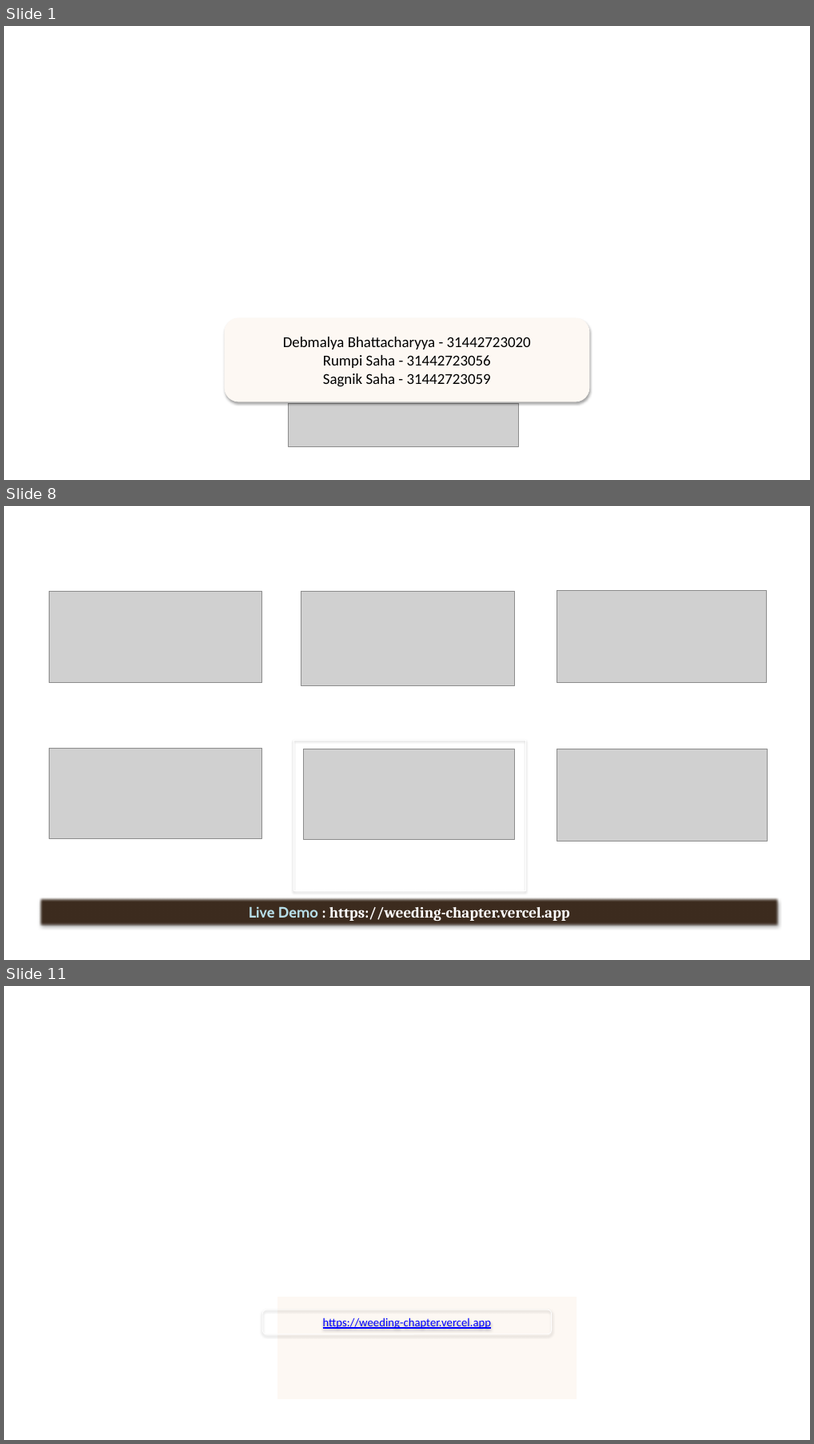
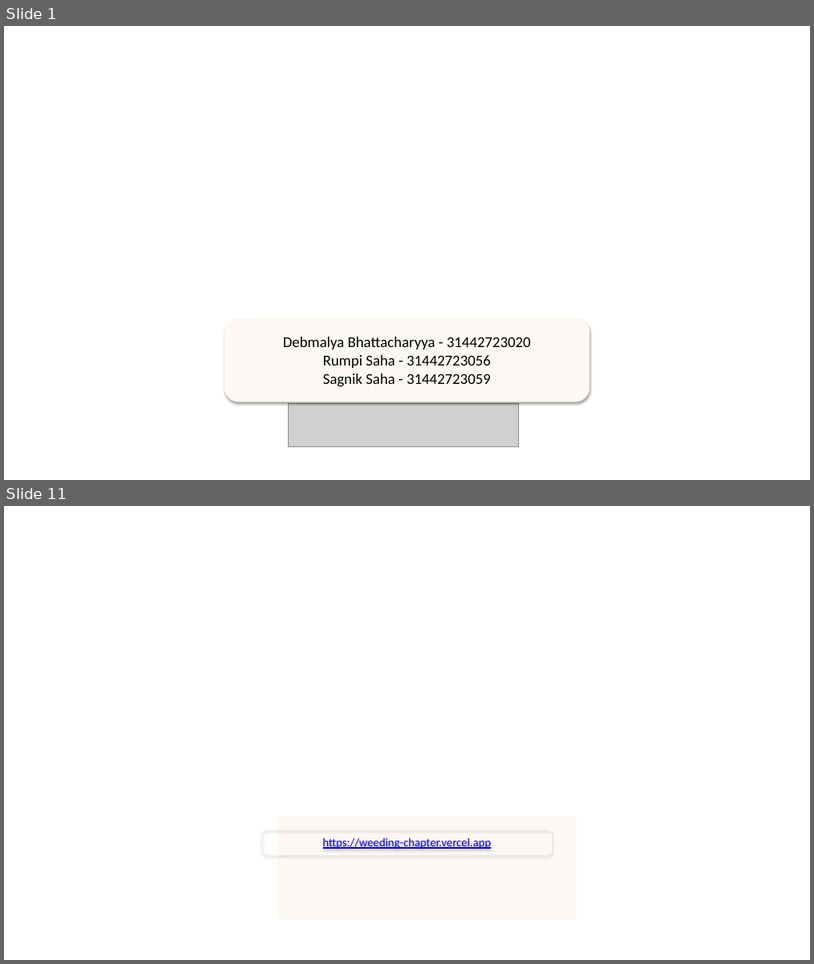
Before and after one commit to sagniksaha279/Weeding-Booking-Portal, a slide deck: presentation/Weeding-Chapter.pptx. Shown one above the other, each under a label of ours: slides 1, 8 and 11 before the commit, slides 1 and 11 after it; the slides between them are not shown. The pictures are 814x1444 and 814x964 pixels, drawn with LibreOffice and Linux fonts; fonts in the diff are those of the drawing; grey boxes stand for pictures; background and template pictures are left out. Boxes give left, top, right and bottom in pixels: in the first picture for what was removed or moved away, otherwise in the second. Text is boxed around its words. In the diff, an @@ line names an element or a change of style, - is before the commit and + after.

```diff
--- a/presentation/Weeding-Chapter.pptx
+++ b/presentation/Weeding-Chapter.pptx
@@ slide 8 removed at (4,506,810,960), background picture (left out) @@
@@ picture removed at (49,592,262,683) @@
@@ picture removed at (301,592,514,686) @@
@@ picture removed at (558,591,767,682) @@
@@ rectangle removed at (294,740,526,890) @@
@@ picture removed at (49,748,262,838) @@
@@ picture removed at (304,748,514,839) @@
@@ picture removed at (558,748,767,840) @@
@@ rectangle removed at (40,898,779,926) @@
-Live Demo : https://weeding-chapter.vercel.app
```
Also in this commit, not shown: 1 slide added.
